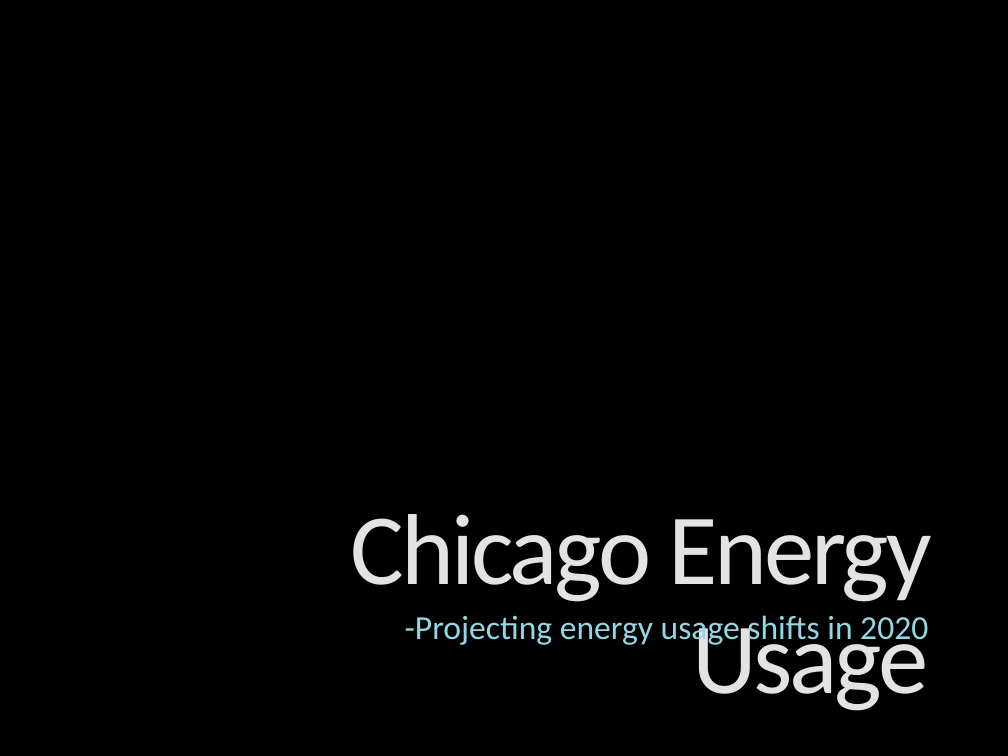
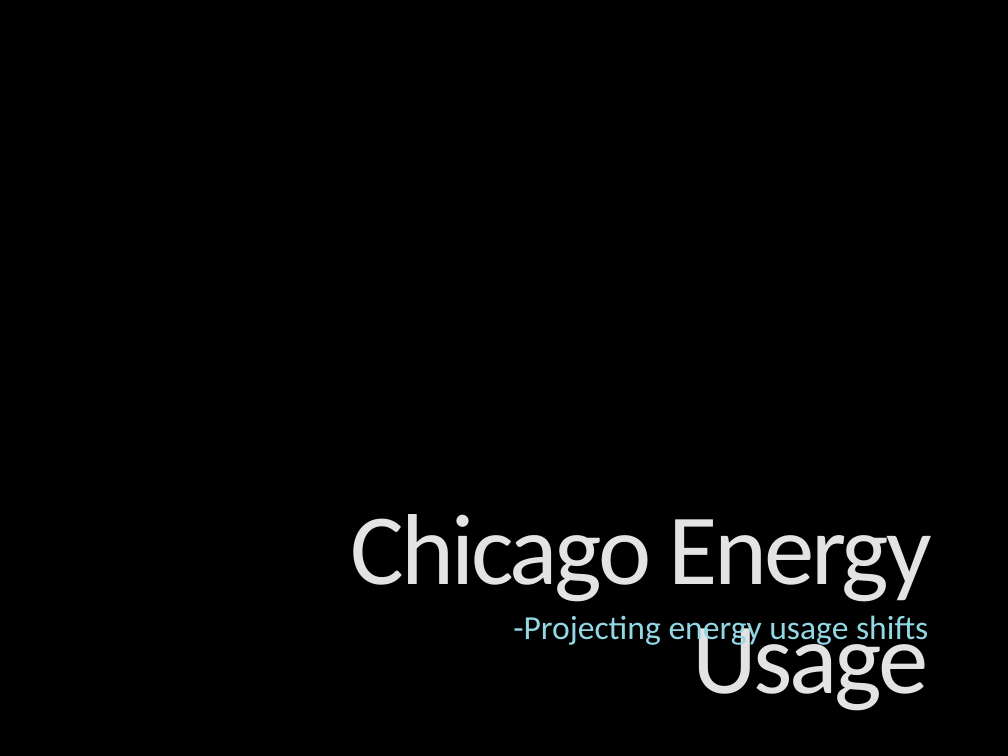
Before and after one commit to byoung11644/Chicago_Energy, a slide deck: slide 1 of Energy ppt.pptx. Drawn at 1008x756 pixels with LibreOffice and Linux fonts; fonts in the diff are those of the drawing; background and template pictures are left out. Boxes give left, top, right and bottom in pixels: in the first picture for what was removed or moved away, otherwise in the second. Text is boxed around its words. In the diff, an @@ line names an element or a change of style, - is before the commit and + after.

```diff
--- a/Energy ppt.pptx
+++ b/Energy ppt.pptx
@@ subtitle at (x1=513, y1=615, x2=928, y2=647): text changed @@
--Projecting energy usage shifts in 2020
+-Projecting energy usage shifts
```
Also in this commit, not shown: 2 other slides changed, 7 slides added, 1 slide removed, 1 other file.
